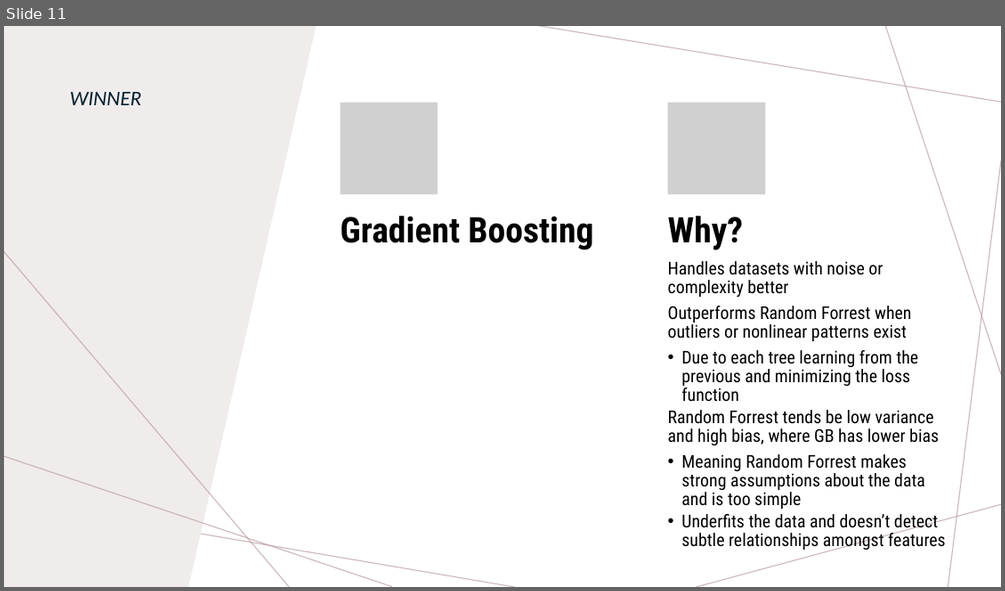
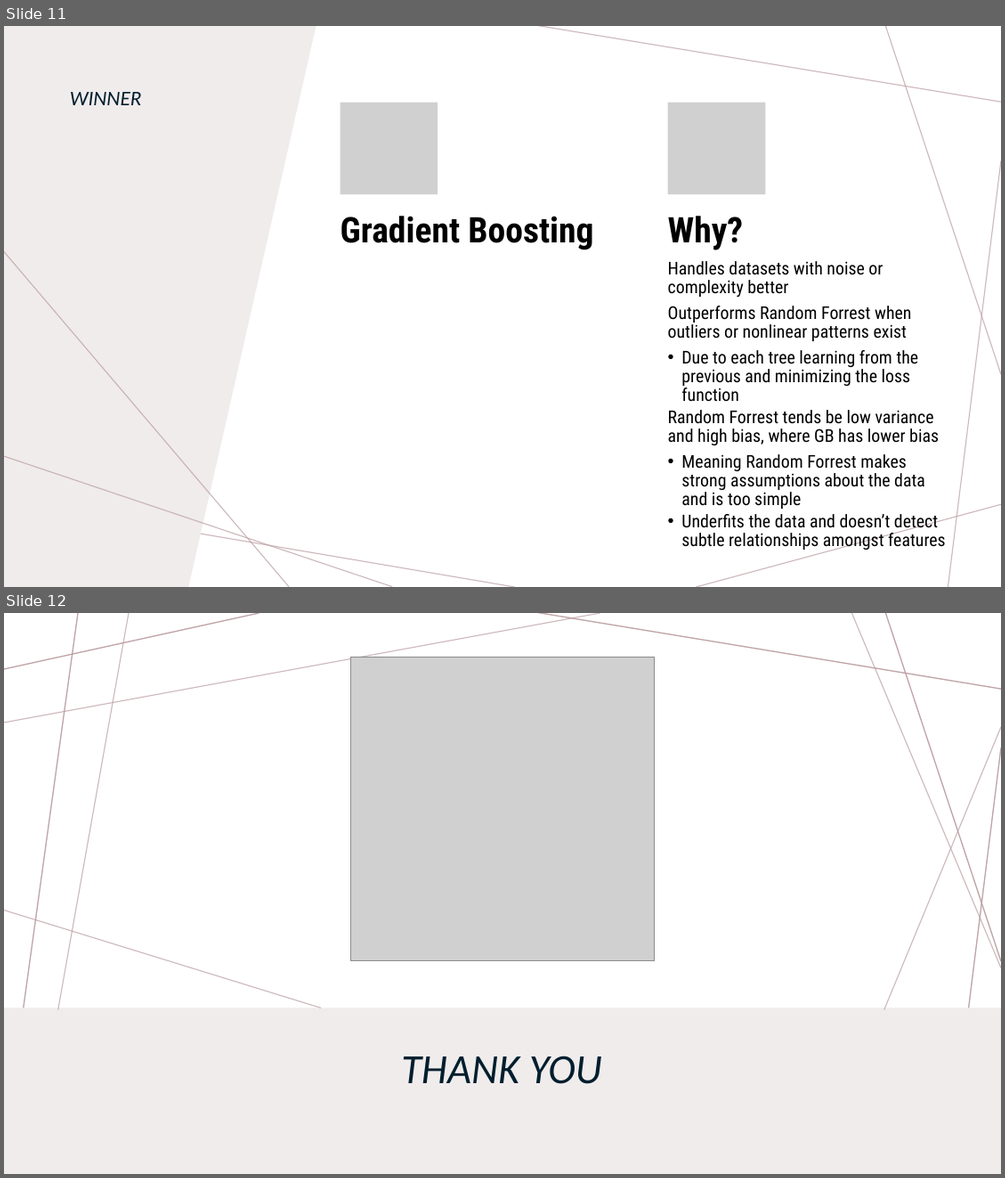
Before and after one commit to ramiwalid/FinalProjectCS301, a slide deck: FinalProjectCS301.pptx. Shown one above the other, each under a label of ours: slide 11 before the commit, slides 11 and 12 after it. The pictures are 1005x591 and 1005x1178 pixels, drawn with LibreOffice and Linux fonts; fonts in the diff are those of the drawing; grey boxes stand for pictures. Boxes give left, top, right and bottom in pixels: in the first picture for what was removed or moved away, otherwise in the second. Text is boxed around its words. In the diff, an @@ line names an element or a change of style, - is before the commit and + after.

Commit message:
Added Exit Slide

```diff
--- a/FinalProjectCS301.pptx
+++ b/FinalProjectCS301.pptx
@@ slide 12 added at bbox=[4, 613, 1001, 1174], background #FFFFFF; not listed: 7 template elements that a slide beside it also shows @@
@@ line added from (259, 613) to (4, 669), #BA9CA0 1 pt @@
@@ line added from (78, 613) to (4, 1149), #BA9CA0 1 pt @@
@@ line added from (600, 613) to (4, 722), #BA9CA0 1 pt @@
@@ line added from (129, 613) to (57, 1009), #BA9CA0 1 pt @@
@@ line added from (1001, 689) to (538, 613), #BA9CA0 1 pt @@
@@ line added from (1001, 968) to (852, 613), #BA9CA0 1 pt @@
@@ line added from (1001, 962) to (886, 613), #BA9CA0 1 pt @@
@@ picture added at bbox=[350, 657, 655, 961] @@
@@ line added from (1001, 727) to (884, 1009), #BA9CA0 1 pt @@
@@ line added from (1001, 747) to (947, 1174), #BA9CA0 1 pt @@
@@ line added from (4, 910) to (321, 1008), #BA9CA0 1 pt @@
@@ rectangle added at bbox=[4, 1008, 1001, 1174], fill #F0ECEC @@
@@ title added at bbox=[401, 1055, 602, 1084], 40 pt, text #001E2E, italic @@
+THANK YOU
@@ line added from (515, 1174) to (4, 1086), #BA9CA0 1 pt @@
@@ line added from (1001, 1092) to (696, 1174), #BA9CA0 1 pt @@
```
